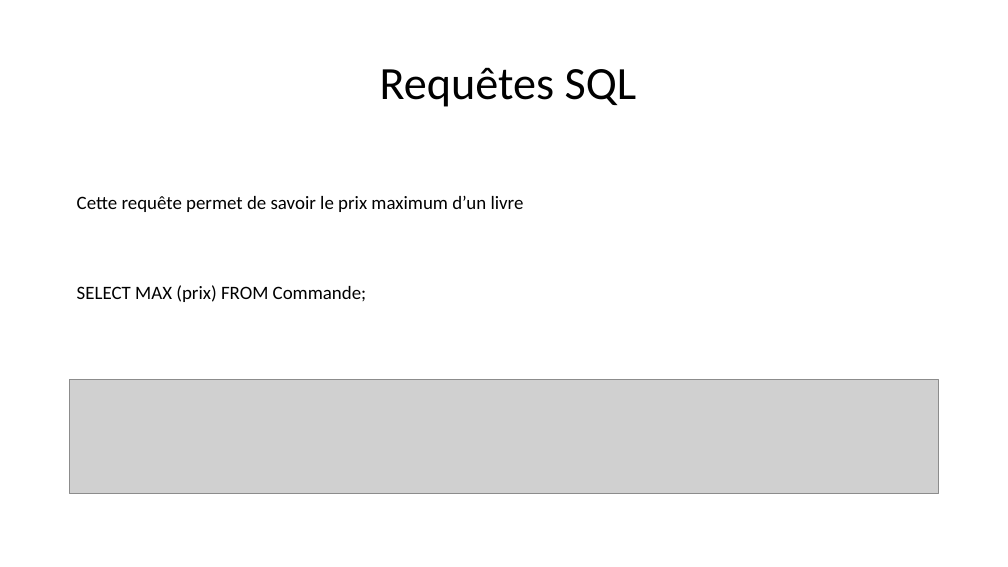
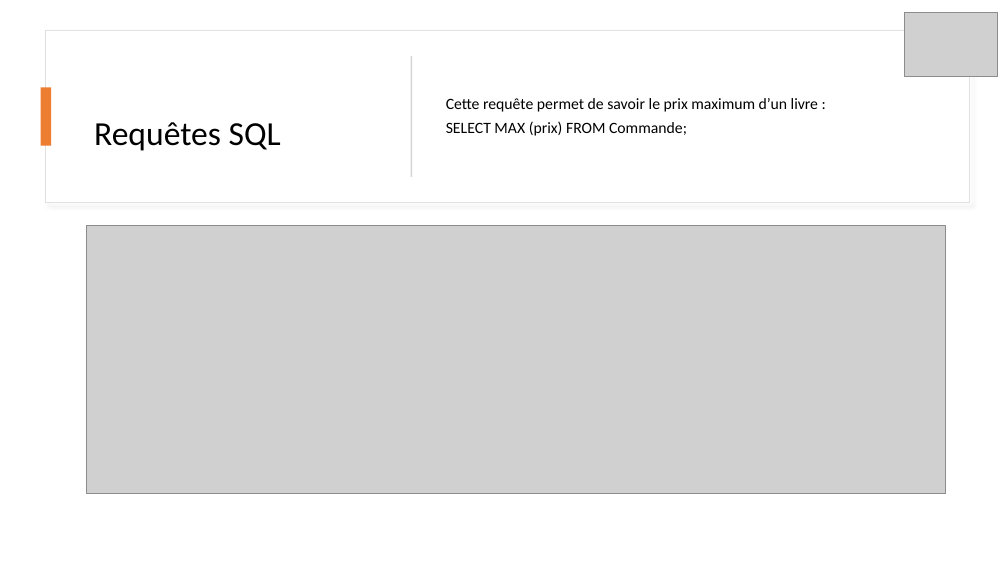
Before and after one commit to Anistea/Biblioth-que, a slide deck: slide 22 of PowerPoint_Projet Panorama base de données.pptx (slide 10 before the commit). Drawn at 1008x567 pixels with LibreOffice and Linux fonts; fonts in the diff are those of the drawing; grey boxes stand for pictures. Boxes give left, top, right and bottom in pixels: in the first picture for what was removed or moved away, otherwise in the second. Text is boxed around its words. In the diff, an @@ line names an element or a change of style, - is before the commit and + after.

```diff
--- a/PowerPoint_Projet Panorama base de données.pptx
+++ b/PowerPoint_Projet Panorama base de données.pptx
@@ picture added at bbox=[905, 13, 998, 77] @@
@@ rectangle added at bbox=[46, 30, 969, 203], fill #FFFFFF, outline #E1E1E1 1 pt @@
@@ title "Requêtes SQL": place and size @@
-title "Requêtes SQL" at bbox=[380, 67, 637, 107]
+title "Requêtes SQL" at bbox=[94, 122, 281, 151]
@@ title "Requêtes SQL" at bbox=[94, 122, 281, 151]: size 44 to 32 pt @@
@@ rectangle added at bbox=[411, 56, 412, 177], fill #D5D5D5 @@
@@ text "Cette requête permet de savoir ...": place and size @@
-text "Cette requête permet de savoir ..." at bbox=[77, 196, 524, 302]
+text "Cette requête permet de savoir ..." at bbox=[446, 98, 818, 136]
@@ text "Cette requête permet de savoir ..." at bbox=[446, 98, 818, 136]: vertical alignment top to middle @@
@@ rectangle added at bbox=[41, 88, 51, 146], fill #ED7D31 @@
@@ text at bbox=[446, 98, 818, 112]: text changed; size 18 to 15 pt @@
-Cette requête permet de savoir le prix maximum d’un livre
+Cette requête permet de savoir le prix maximum d’un livre :
@@ text at bbox=[446, 121, 687, 136]: size 18 to 15 pt in "SELECT MAX (prix) FROM Commande;"; line spacing 1 to 0.9; more space between paragraphs @@
@@ picture: place and size @@
-picture at bbox=[70, 380, 939, 494]
+picture at bbox=[86, 226, 945, 495]
```
Also in this commit, not shown: 13 other slides changed, 13 slides added.
